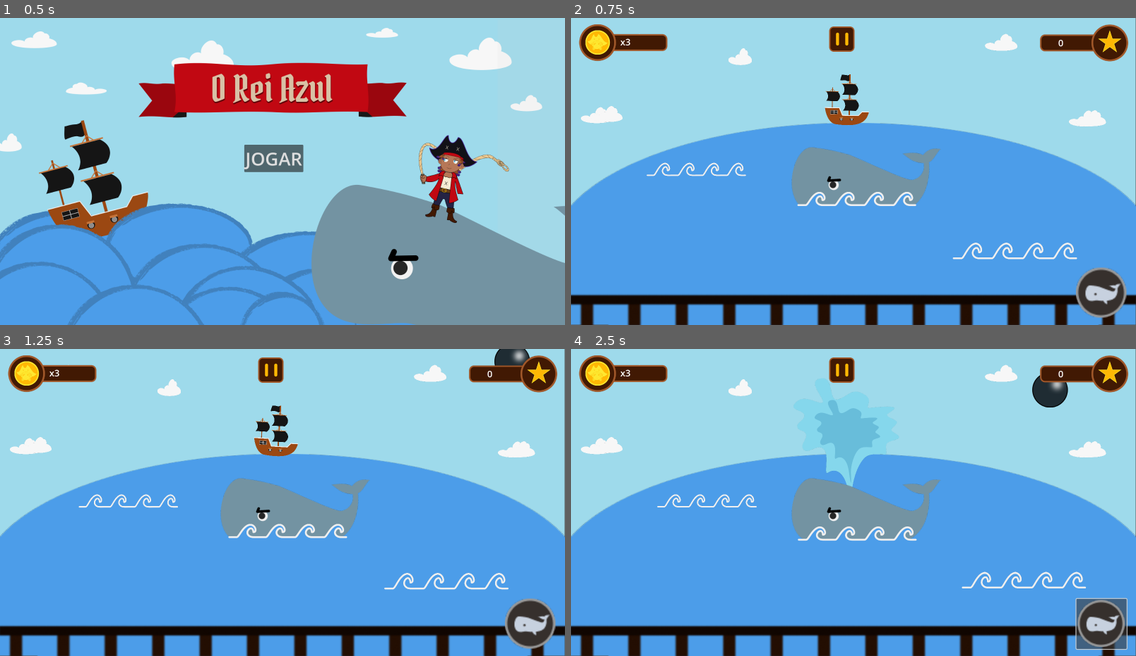
Above: before the commit, frames 1-4 (two rows, left to right).
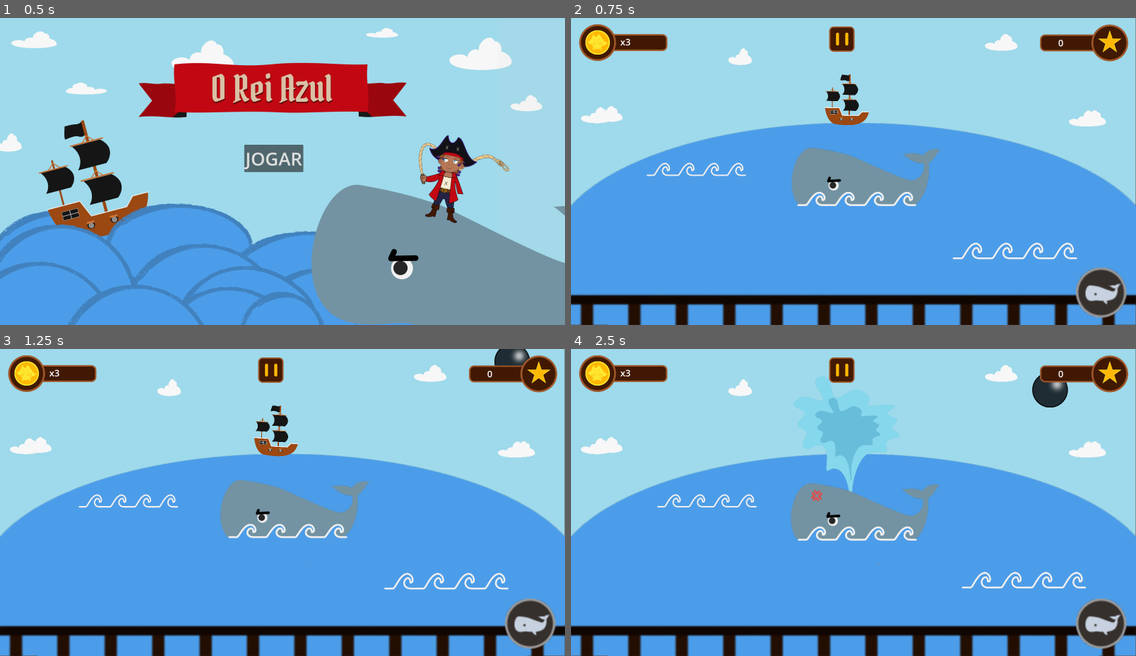
Above: after the commit, the same moments.

Repository: hhsoares/baleia
Game: Godot game, scene res://Scenes/menu.tscn
Same seed, same stepped clock (60 frames per second), same inputs: the game is played once before the commit and once after it.
Inputs (mouse positions are in pixels of both pictures, inside the frame that each line leads up to):
- Up to frame 1 (0.5 s): no input
- Up to frame 2 (0.75 s): click "JOGAR" at 0.5 s
- Up to frame 3 (1.25 s): no input
- Up to frame 4 (2.5 s): click (1102, 625) at 1.25 s; click (1102, 625) at 2 s

Frame 1 is identical in both runs. In frame 2, less than 0.1% of the frame differs, in the area x 40-65%, y 41-61%; in frame 3, 0.3%; in frame 4, 2.0%, in the area x 38-99%, y 8-99%.

Commit message:
pause + anim baleia ambos + config de botões

Diff:
--- a/Scenes/jogo.tscn
+++ b/Scenes/jogo.tscn
@@ -80,6 +80,18 @@
 "update": 0,
 "values": [0.11236833]
 }
+tracks/5/type = "value"
+tracks/5/imported = false
+tracks/5/enabled = true
+tracks/5/path = NodePath("baleia:position")
+tracks/5/interp = 1
+tracks/5/loop_wrap = true
+tracks/5/keys = {
+"times": PackedFloat32Array(0),
+"transitions": PackedFloat32Array(1),
+"update": 0,
+"values": [Vector2(1024.0001, 569)]
+}
 
 [sub_resource type="Animation" id="Animation_cwcib"]
 resource_name = "movimento"
@@ -146,6 +158,18 @@
 "update": 0,
 "values": [0.0, 0.06981317007977318, -0.06981317007977318, 0.06981317007977318, -0.06981317007977318, 0.06981317007977318, 0.0]
 }
+tracks/5/type = "value"
+tracks/5/imported = false
+tracks/5/enabled = true
+tracks/5/path = NodePath("baleia:position")
+tracks/5/interp = 1
+tracks/5/loop_wrap = true
+tracks/5/keys = {
+"times": PackedFloat32Array(0, 2),
+"transitions": PackedFloat32Array(1, 1),
+"update": 0,
+"values": [Vector2(1024.0001, 569), Vector2(1021.0001, 587)]
+}
 
 [sub_resource type="AnimationLibrary" id="AnimationLibrary_gyvnm"]
 _data = {
@@ -155,7 +179,27 @@
 
 [sub_resource type="StyleBoxEmpty" id="StyleBoxEmpty_ru4ac"]
 
+[sub_resource type="StyleBoxEmpty" id="StyleBoxEmpty_y8xt0"]
+
 [sub_resource type="StyleBoxEmpty" id="StyleBoxEmpty_1untg"]
+
+[sub_resource type="StyleBoxEmpty" id="StyleBoxEmpty_1ojdp"]
+
+[sub_resource type="StyleBoxEmpty" id="StyleBoxEmpty_srq8g"]
+
+[sub_resource type="StyleBoxEmpty" id="StyleBoxEmpty_kx1ko"]
+
+[sub_resource type="StyleBoxEmpty" id="StyleBoxEmpty_iw17t"]
+
+[sub_resource type="StyleBoxEmpty" id="StyleBoxEmpty_2i0b6"]
+
+[sub_resource type="StyleBoxEmpty" id="StyleBoxEmpty_4f6yh"]
+
+[sub_resource type="StyleBoxEmpty" id="StyleBoxEmpty_nly3o"]
+
+[sub_resource type="StyleBoxEmpty" id="StyleBoxEmpty_kghim"]
+
+[sub_resource type="StyleBoxEmpty" id="StyleBoxEmpty_8pm81"]
 
 [sub_resource type="CompressedTexture2D" id="CompressedTexture2D_ru4ac"]
 
@@ -193,8 +237,8 @@
 
 [node name="splash" type="Sprite2D" parent="bgs"]
 visible = false
-position = Vector2(976, 303.99997)
-rotation = -0.18653065
+position = Vector2(977.16724, 296.99625)
+rotation = -0.18653066
 scale = Vector2(0.6, 0.6)
 texture = ExtResource("7_3lwpm")
 
@@ -335,6 +379,7 @@
 scale = Vector2(0.65, 0.65)
 theme_override_icons/icon = ExtResource("9_4aaip")
 theme_override_styles/normal = SubResource("StyleBoxEmpty_ru4ac")
+theme_override_styles/focus = SubResource("StyleBoxEmpty_y8xt0")
 icon_alignment = 1
 expand_icon = true
 
@@ -347,6 +392,15 @@
 scale = Vector2(1.4, 1.4)
 pivot_offset = Vector2(64, 64)
 theme_override_styles/normal = SubResource("StyleBoxEmpty_1untg")
+theme_override_styles/normal_mirrored = SubResource("StyleBoxEmpty_1ojdp")
+theme_override_styles/pressed_mirrored = SubResource("StyleBoxEmpty_srq8g")
+theme_override_styles/hover = SubResource("StyleBoxEmpty_kx1ko")
+theme_override_styles/hover_mirrored = SubResource("StyleBoxEmpty_iw17t")
+theme_override_styles/hover_pressed = SubResource("StyleBoxEmpty_2i0b6")
+theme_override_styles/hover_pressed_mirrored = SubResource("StyleBoxEmpty_4f6yh")
+theme_override_styles/disabled = SubResource("StyleBoxEmpty_nly3o")
+theme_override_styles/disabled_mirrored = SubResource("StyleBoxEmpty_kghim")
+theme_override_styles/focus = SubResource("StyleBoxEmpty_8pm81")
 icon = ExtResource("10_gyvnm")
 icon_alignment = 1
 expand_icon = true
--- a/Scenes/pause.tscn
+++ b/Scenes/pause.tscn
@@ -1,8 +1,13 @@
-[gd_scene load_steps=0 format=3 uid="uid://dh30b8f5x3ubh"]
+[gd_scene format=3 uid="uid://dh30b8f5x3ubh"]
 
 [node name="pauseMenu" type="Control"]
 layout_mode = 3
 anchors_preset = 0
+
+[node name="Panel" type="Panel" parent="."]
+layout_mode = 0
+offset_right = 1980.0
+offset_bottom = 1080.0
 
 [node name="Label" type="Label" parent="."]
 layout_mode = 0
--- a/Scripts/jogo.gd
+++ b/Scripts/jogo.gd
@@ -9,6 +9,8 @@
 @onready var txt_life: Label = $HUD/Control/HudLife/txt_life
 
 @onready var splash: Sprite2D = $bgs/splash
+@onready var baleia: Node2D = $bgs/baleia
+
 
 var _rng := RandomNumberGenerator.new()
 var _t: Timer
@@ -24,6 +26,7 @@
 	add_child(_t)
 	_t.timeout.connect(_spawn_one)
 	_t.start()
+
 
 func _process(_delta: float) -> void:
 	txt_score.text = str(Globals.score)
@@ -44,6 +47,9 @@
 		return
 	can_use_baleia = false
 
+	var anim_baleia = baleia.get_node("AnimationPlayer")
+	anim_baleia.play("ta_bravo")
+
 	await get_tree().create_timer(0.5).timeout
 	splash.visible = true
 
@@ -52,6 +58,7 @@
 			child.queue_free()
 
 	await get_tree().create_timer(1.0).timeout
+	anim_baleia.play("idle")
 	splash.visible = false
 
 	await get_tree().create_timer(4.0).timeout
--- a/prefarbs/baleia.tscn
+++ b/prefarbs/baleia.tscn
@@ -137,7 +137,7 @@
 }
 tracks/1/type = "value"
 tracks/1/imported = false
-tracks/1/enabled = true
+tracks/1/enabled = false
 tracks/1/path = NodePath("splash:visible")
 tracks/1/interp = 1
 tracks/1/loop_wrap = true
Not shown: 1 places in Scenes/jogo.tscn that only renumber resources
